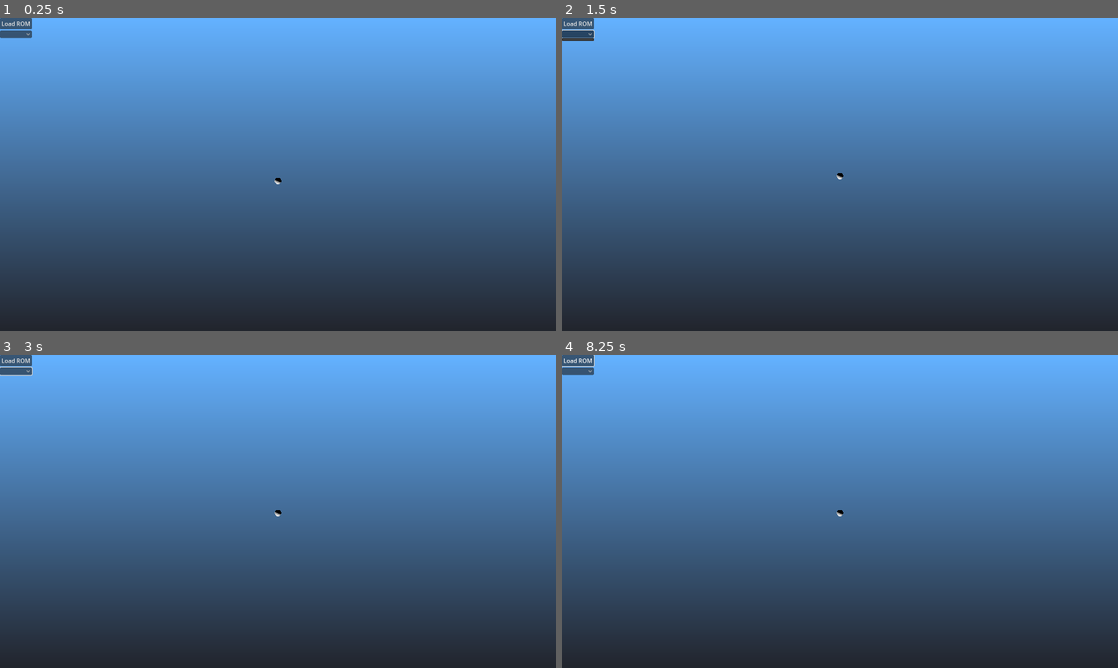
Above: before the commit, frames 1-4 (two rows, left to right).
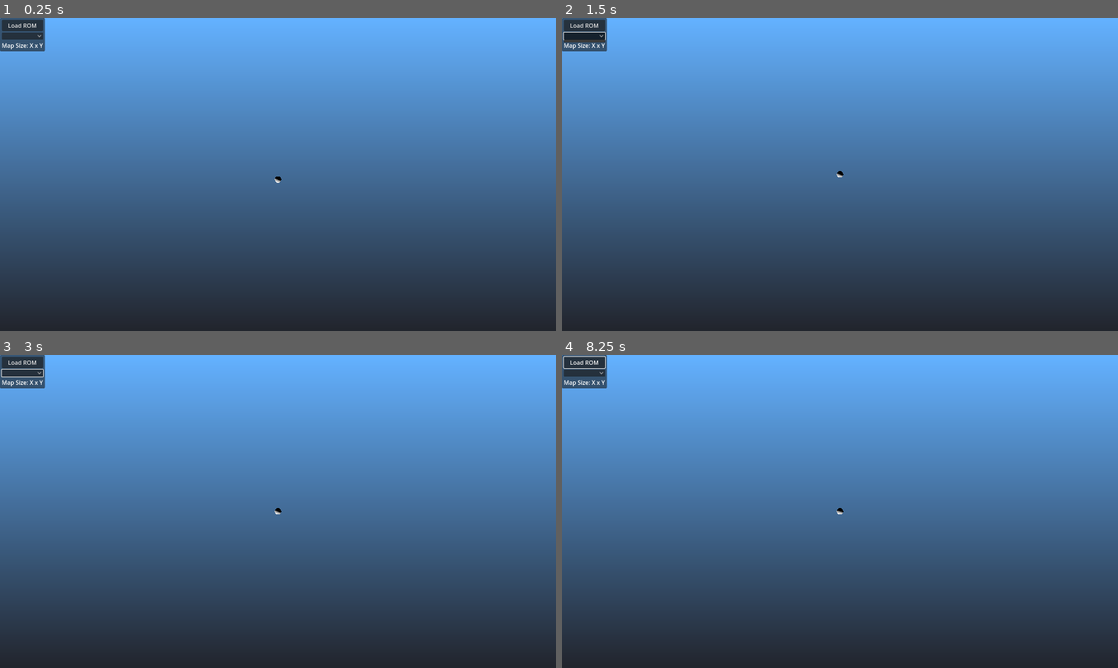
Above: after the commit, the same moments.

Repository: mrgudenheim/TacticsEngineG
Game: Godot game, scene res://src/map_viewer.tscn
Two runs of this game, one before a commit and one after it. Both use one fixed random seed, a clock stepped at 60 frames per second and the inputs below.
Inputs (mouse positions are in pixels of both pictures, inside the frame that each line leads up to; where the layout moved, square brackets give the same spot in the first picture):
- Up to frame 1 (0.25 s): no input
- Up to frame 2 (1.5 s): click "Load ROM" at 0.5 s; click (584, 36) [578, 33] at 1.25 s
- Up to frame 3 (3 s): tap Enter (ui_accept) at 2, 2.27, 2.75 s; move the mouse to (400, 495) at 2.02 s; hold D 2.03-2.75 s; hold Q (camera_rotate_left) 2.03-2.75 s; click (400, 495) at 2.17 s; tap E (camera_rotate_right) at 2.3 s; drag from (166, 527) to (250, 574) at 2.77 s
- Up to frame 4 (8.25 s): tap Enter (ui_accept) at 3.5, 4.25, 5, 5.27, 5.75 s; move the mouse to (895, 442) at 3.52 s; hold D 3.53-4.25 s; hold Mouse wheel up (zoom_in) 3.53-4.25 s; tap Q (camera_rotate_left) at 3.8 s; drag from (812, 574) to (673, 464) at 4.27 s; move the mouse to (1006, 558) at 5.02 s; hold A 5.03-5.75 s; hold Mouse wheel up (zoom_in) 5.03-5.75 s; tap Left (camera_left) at 5.1 s; drag from (673, 464) to (756, 433) at 5.77 s; move the mouse to (867, 511) at 6.52 s; hold S 6.53-7.25 s; hold Q (camera_rotate_left) 6.53-7.25 s; click (867, 511) at 6.67 s; tap E (camera_rotate_right) at 6.8 s; drag from (756, 433) to (728, 527) at 7.27 s; move the mouse to (962, 495) at 8.02 s; hold W from 8.03 s (still down); hold Q (camera_rotate_left) from 8.03 s (still down); tap Up (camera_up) at 8.1 s

The runs differ from the first frame. In frame 1, 0.8% of the frame differs, in the area x 0-51%, y 0-54%; in frame 2, 0.8%; in frame 3, 0.8%; in frame 4, 0.8%, in the area x 0-51%, y 0-52%.

Commit message:
added character camera orbiting simplified map mirroring added map size label

Diff:
--- a/src/character_controller_realtime.gd
+++ b/src/character_controller_realtime.gd
@@ -1,9 +1,12 @@
 extends CharacterBody3D
 
+const SPEED = 5.0
 
-const SPEED = 5.0
+const ROTATE_SPEED = 15.0
 const JUMP_VELOCITY = 4.5
 
+@export var camera_pivot: Node3D
+@export var phantom_camera: PhantomCamera3D
 
 func _physics_process(delta: float) -> void:
 	# Add the gravity.
@@ -26,3 +29,27 @@
 		velocity.z = move_toward(velocity.z, 0, SPEED)
 
 	move_and_slide()
+
+
+func _unhandled_input(event: InputEvent) -> void:
+	if event.is_action_pressed(&"camera_rotate_left", true):
+		rotate_camera(-1)
+	elif event.is_action_pressed(&"camera_rotate_right", true):
+		rotate_camera(1)
+
+
+func rotate_camera(dir: int) -> void:
+	var new_rotation: Vector3 = Vector3.ZERO
+	var offset: float = dir * ROTATE_SPEED
+
+	var new_x = self.rotation_degrees.x
+	var new_y = self.rotation_degrees.y + offset
+	var new_z = self.rotation_degrees.z
+	self.rotation_degrees = Vector3(new_x, new_y, new_z)
+
+	#var new_x = camera_pivot.rotation_degrees.x
+	#var new_y = camera_pivot.rotation_degrees.y + offset
+	#var new_z = camera_pivot.rotation_degrees.z
+	#camera_pivot.rotation_degrees = Vector3(new_x, new_y, new_z)
+
+	phantom_camera.set_third_person_rotation_degrees(Vector3(new_x, new_y, new_z))
--- /dev/null
+++ b/src/map.gd
@@ -0,0 +1,5 @@
+class_name Map
+extends StaticBody3D
+
+@export var mesh: MeshInstance3D
+@export var collision_shape: CollisionShape3D
--- /dev/null
+++ b/src/map.tscn
@@ -0,0 +1,19 @@
+[gd_scene load_steps=3 format=3 uid="uid://buljw4afjva1d"]
+
+[ext_resource type="Script" path="res://src/map.gd" id="1_htm1s"]
+
+[sub_resource type="ConcavePolygonShape3D" id="ConcavePolygonShape3D_vqavv"]
+backface_collision = true
+
+[node name="Map" type="StaticBody3D" node_paths=PackedStringArray("mesh", "collision_shape")]
+transform = Transform3D(1, -8.74228e-08, -8.74228e-08, -8.74228e-08, -1, 0, -8.74228e-08, 7.64274e-15, -1, 0, 0, 0)
+script = ExtResource("1_htm1s")
+mesh = NodePath("Map")
+collision_shape = NodePath("CollisionShape3D")
+
+[node name="CollisionShape3D" type="CollisionShape3D" parent="."]
+shape = SubResource("ConcavePolygonShape3D_vqavv")
+
+[node name="Map" type="MeshInstance3D" parent="."]
+transform = Transform3D(1, -6.6815e-22, 0, -6.6815e-22, 1, 0, 0, 0, 1, 0, 0, 0)
+skeleton = NodePath("../../..")
--- a/src/map_viewer.gd
+++ b/src/map_viewer.gd
@@ -7,24 +7,18 @@
 @export var background_gradient: TextureRect
 @export var map_dropdown: OptionButton
 @export var menu_reminder: Label
+@export var map_size_label: Label
 
-@export var map_mesh: MeshInstance3D
-@export var map_mesh2: MeshInstance3D
-@export var map_mesh3: MeshInstance3D
-@export var map_mesh4: MeshInstance3D
-
-@export var map_collision_shape: CollisionShape3D
-@export var map_collision_shape2: CollisionShape3D
-@export var map_collision_shape3: CollisionShape3D
-@export var map_collision_shape4: CollisionShape3D
+@export var maps: Node3D
+@export var map_tscn: PackedScene
 
 @export var unit: CharacterBody3D
-@export var test_collision_shape: CollisionShape3D
 
-var quad_mirror: bool = true
+@export var mirror: bool = true
 
 const SCALE: float = 1.0 / MapData.TILE_SIDE_LENGTH
 const SCALED_UNITS_PER_HEIGHT: float = SCALE * MapData.UNITS_PER_HEIGHT
+
 
 func _ready() -> void:
 	load_rom.file_selected.connect(rom_reader.on_load_rom_dialog_file_selected)
@@ -63,60 +57,32 @@
 	var map_data: MapData = MapData.new()
 	map_data.file_name = map_file_name
 	map_data.init_map(map_gns_data)
+	map_size_label.text = "Map Size: " + str(map_data.map_width) + " x " + str(map_data.map_length) + " (" + str(map_data.map_width * map_data.map_length) + ")"
 
 	background_gradient.texture.gradient.colors[0] = map_data.background_gradient_bottom
 	background_gradient.texture.gradient.colors[1] = map_data.background_gradient_top
 
 	texture_viewer.texture = map_data.albedo_texture
-	map_mesh.mesh = map_data.mesh
+	#map_mesh.mesh = map_data.mesh
 
-	var shape_mesh: ConcavePolygonShape3D = map_mesh.mesh.create_trimesh_shape()
-	map_collision_shape.shape = shape_mesh
+	for child: Node in maps.get_children():
+		child.queue_free()
 
-	if quad_mirror:
-		map_mesh2.mesh = map_mesh.mesh
-		map_mesh3.mesh = map_mesh.mesh
-		map_mesh4.mesh = map_mesh.mesh
-		map_mesh2.scale = Vector3(1, 1, -1)
-		map_mesh3.scale = Vector3(-1, 1, 1)
-		map_mesh4.scale = Vector3(-1, 1, -1)
-		map_mesh2.get_parent().position = Vector3.FORWARD * map_data.map_length * 2
-		map_mesh3.get_parent().position = Vector3.RIGHT * map_data.map_width * 2
-		map_mesh4.get_parent().position = (Vector3.RIGHT * map_data.map_width * 2) + (Vector3.FORWARD * map_data.map_length * 2)
+	instantiate_map(map_data, Vector3.ZERO, Vector3.ONE)
 
-		map_collision_shape2.shape = get_scaled_collision_shape(map_mesh.mesh, map_mesh2.scale)
-		map_collision_shape3.shape = get_scaled_collision_shape(map_mesh.mesh, map_mesh3.scale)
-		map_collision_shape4.shape = get_scaled_collision_shape(map_mesh.mesh, map_mesh4.scale)
+	#var shape_mesh: ConcavePolygonShape3D = map_mesh.mesh.create_trimesh_shape()
+	#map_collision_shape.shape = shape_mesh
 
-		var map5: MeshInstance3D = map_mesh2.duplicate()
-		add_child(map5)
-		map5.scale = map_mesh2.scale
-		map5.rotation_degrees = Vector3(0, 180, 180)
-		map5.global_position = Vector3.ZERO
+	if mirror:
+		instantiate_map(map_data, Vector3.ZERO, Vector3(1, 1, -1))
+		instantiate_map(map_data, Vector3.FORWARD * map_data.map_length * 2, Vector3(1, 1, -1))
+		instantiate_map(map_data, Vector3.ZERO, Vector3(-1, 1, 1))
+		instantiate_map(map_data, Vector3.RIGHT * map_data.map_width * 2, Vector3(-1, 1, 1))
+		instantiate_map(map_data, Vector3.ZERO, Vector3(-1, 1, -1))
+		instantiate_map(map_data, Vector3.FORWARD * map_data.map_length * 2, Vector3(-1, 1, -1))
+		instantiate_map(map_data, Vector3.RIGHT * map_data.map_width * 2, Vector3(-1, 1, -1))
+		instantiate_map(map_data, (Vector3.RIGHT * map_data.map_width * 2) + (Vector3.FORWARD * map_data.map_length * 2), Vector3(-1, 1, -1))
 
-		var map6: MeshInstance3D = map_mesh3.duplicate()
-		add_child(map6)
-		map6.scale = map_mesh3.scale
-		map6.rotation_degrees = Vector3(0, 180, 180)
-		map6.global_position = Vector3.ZERO
-
-		var map7: MeshInstance3D = map_mesh4.duplicate()
-		add_child(map7)
-		map7.scale = map_mesh4.scale
-		map7.rotation_degrees = Vector3(0, 180, 180)
-		map7.global_position = Vector3.ZERO
-
-		var map8: MeshInstance3D = map_mesh4.duplicate()
-		add_child(map8)
-		map8.scale = map_mesh4.scale
-		map8.rotation_degrees = Vector3(0, 180, 180)
-		map8.global_position = Vector3.RIGHT * map_data.map_width * 2
-
-		var map9: MeshInstance3D = map_mesh4.duplicate()
-		add_child(map9)
-		map9.scale = map_mesh4.scale
-		map9.rotation_degrees = Vector3(0, 180, 180)
-		map9.global_position = Vector3.FORWARD * map_data.map_length * 2
 
 	var middle_height: float = (map_data.terrain_tiles[map_data.terrain_tiles.size() / 2].height * SCALED_UNITS_PER_HEIGHT) + 2
 	var middle_position: Vector3 = Vector3(map_data.map_width / 2.0, middle_height, -map_data.map_length / 2.0)
@@ -128,11 +94,26 @@
 
 	push_warning(middle_position)
 	unit.global_position = middle_position + Vector3(-0.5, 0, 0)
-	unit.global_position = Vector3(9.5, 2, -13.5)
+	unit.global_position = Vector3(5.5, 15, -5.5)
 
 	map_dropdown.visible = false
 	load_rom.visible = false
 	menu_reminder.visible = true
+
+
+func instantiate_map(new_map_data: MapData, position: Vector3, scale: Vector3) -> void:
+	var new_map_instance: Map = map_tscn.instantiate()
+	maps.add_child(new_map_instance)
+	new_map_instance.mesh.mesh = new_map_data.mesh
+	new_map_instance.mesh.scale = scale
+	new_map_instance.position = position
+	new_map_instance.rotation_degrees = Vector3(0, 180, 180)
+
+	var shape_mesh: ConcavePolygonShape3D = new_map_data.mesh.create_trimesh_shape()
+	if scale == Vector3.ONE:
+		new_map_instance.collision_shape.shape = new_map_data.mesh.create_trimesh_shape()
+	else:
+		new_map_instance.collision_shape.shape = get_scaled_collision_shape(new_map_data.mesh, scale)
 
 
 func get_scaled_collision_shape(mesh: Mesh, scale: Vector3) -> ConcavePolygonShape3D:
--- a/src/map_viewer.tscn
+++ b/src/map_viewer.tscn
@@ -7,9 +7,22 @@
 [ext_resource type="Script" path="res://src/character_controller_realtime.gd" id="3_wbco3"]
 [ext_resource type="Script" path="res://addons/phantom_camera/scripts/resources/tween_resource.gd" id="4_8ik4g"]
 [ext_resource type="Script" path="res://addons/phantom_camera/scripts/phantom_camera_host/phantom_camera_host.gd" id="6_yx7fd"]
+[ext_resource type="PackedScene" uid="uid://buljw4afjva1d" path="res://src/map.tscn" id="8_0n3mn"]
 
 [sub_resource type="Environment" id="Environment_njvnp"]
 background_mode = 3
+background_canvas_max_layer = -3
+
+[sub_resource type="Resource" id="Resource_bid86"]
+script = ExtResource("4_8ik4g")
+duration = 1.0
+transition = 0
+ease = 2
+
+[sub_resource type="StandardMaterial3D" id="StandardMaterial3D_owd5a"]
+
+[sub_resource type="SphereMesh" id="SphereMesh_qc6ji"]
+material = SubResource("StandardMaterial3D_owd5a")
 
 [sub_resource type="Gradient" id="Gradient_h7qnf"]
 colors = PackedColorArray(0.1332, 0.14724, 0.18, 1, 0.39, 0.695, 1, 1)
@@ -19,12 +32,6 @@
 fill_from = Vector2(0.5, 1)
 fill_to = Vector2(0.5, 0)
 metadata/_snap_enabled = true
-
-[sub_resource type="Resource" id="Resource_bid86"]
-script = ExtResource("4_8ik4g")
-duration = 1.0
-transition = 0
-ease = 2
 
 [sub_resource type="CapsuleShape3D" id="CapsuleShape3D_omsuf"]
 radius = 0.25
@@ -37,54 +44,99 @@
 radius = 0.25
 height = 0.5
 
-[sub_resource type="StandardMaterial3D" id="StandardMaterial3D_owd5a"]
-
-[sub_resource type="SphereMesh" id="SphereMesh_qc6ji"]
-material = SubResource("StandardMaterial3D_owd5a")
-
-[sub_resource type="ConcavePolygonShape3D" id="ConcavePolygonShape3D_vqavv"]
-backface_collision = true
-
-[sub_resource type="ConcavePolygonShape3D" id="ConcavePolygonShape3D_3wu6a"]
-
-[sub_resource type="ConcavePolygonShape3D" id="ConcavePolygonShape3D_bdpvt"]
-
-[sub_resource type="ConcavePolygonShape3D" id="ConcavePolygonShape3D_8pwdn"]
-
 [sub_resource type="StandardMaterial3D" id="StandardMaterial3D_05x7e"]
 
 [sub_resource type="QuadMesh" id="QuadMesh_foefj"]
 material = SubResource("StandardMaterial3D_05x7e")
 
-[sub_resource type="BoxShape3D" id="BoxShape3D_pwjms"]
-size = Vector3(20, 0.1, 20)
-
-[node name="MapViewer" type="Node3D" node_paths=PackedStringArray("load_rom", "texture_viewer", "camera_controller", "background_gradient", "map_dropdown", "menu_reminder", "map_mesh", "map_mesh2", "map_mesh3", "map_mesh4", "map_collision_shape", "map_collision_shape2", "map_collision_shape3", "map_collision_shape4", "unit", "test_collision_shape")]
+[node name="MapViewer" type="Node3D" node_paths=PackedStringArray("load_rom", "texture_viewer", "camera_controller", "background_gradient", "map_dropdown", "menu_reminder", "map_size_label", "maps", "unit")]
 script = ExtResource("1_ojbyw")
-load_rom = NodePath("VBoxContainer/LoadRom")
+load_rom = NodePath("PanelContainer/MarginContainer/VBoxContainer/LoadRom")
 texture_viewer = NodePath("MapTexture")
 camera_controller = NodePath("CameraController")
-background_gradient = NodePath("CanvasLayer/TextureRect")
-map_dropdown = NodePath("VBoxContainer/MapDropdown")
-menu_reminder = NodePath("VBoxContainer/Label")
-map_mesh = NodePath("Map/Map")
-map_mesh2 = NodePath("Map2/Map2")
-map_mesh3 = NodePath("Map3/Map3")
-map_mesh4 = NodePath("Map4/Map4")
-map_collision_shape = NodePath("Map/CollisionShape3D")
-map_collision_shape2 = NodePath("Map2/CollisionShape3D")
-map_collision_shape3 = NodePath("Map3/CollisionShape3D")
-map_collision_shape4 = NodePath("Map4/CollisionShape3D")
+background_gradient = NodePath("BackgroundCanvasLayer/TextureRect")
+map_dropdown = NodePath("PanelContainer/MarginContainer/VBoxContainer/MapDropdown")
+menu_reminder = NodePath("PanelContainer/MarginContainer/VBoxContainer/MenuReminder")
+map_size_label = NodePath("PanelContainer/MarginContainer/VBoxContainer/MapSize")
+maps = NodePath("Maps")
+map_tscn = ExtResource("8_0n3mn")
 unit = NodePath("Unit/CharacterBody3D")
-test_collision_shape = NodePath("TestQuadStaticBody3D/CollisionShape3D")
 
 [node name="WorldEnvironment" type="WorldEnvironment" parent="."]
 environment = SubResource("Environment_njvnp")
 
-[node name="CanvasLayer" type="CanvasLayer" parent="."]
+[node name="CameraPivot" type="Node3D" parent="."]
+
+[node name="PhantomCamera3D" type="Node3D" parent="CameraPivot" node_paths=PackedStringArray("follow_target", "look_at_target")]
+transform = Transform3D(0.707107, -0.31551, 0.632763, 0, 0.894934, 0.446163, -0.707107, -0.31551, 0.632763, 62.7763, 44.6163, 63.2763)
+script = ExtResource("3_a072s")
+follow_mode = 6
+follow_target = NodePath("../../Unit/CharacterBody3D")
+look_at_target = NodePath("../../Unit/CharacterBody3D")
+tween_resource = SubResource("Resource_bid86")
+follow_distance = 100.0
+spring_length = 100.0
+collision_mask = 0
+
+[node name="Camera3D" type="Camera3D" parent="CameraPivot"]
+transform = Transform3D(0.707107, -0.31551, 0.632814, 0, 0.894934, 0.446199, -0.707107, -0.31551, 0.632814, 62.7763, 44.6163, 63.2763)
+projection = 1
+size = 12.0
+
+[node name="PhantomCameraHost" type="Node" parent="CameraPivot/Camera3D"]
+process_priority = 300
+process_physics_priority = 300
+script = ExtResource("6_yx7fd")
+
+[node name="CameraController" type="Node3D" parent="." node_paths=PackedStringArray("sprite", "camera", "camera_pivot")]
+transform = Transform3D(1, 0, 0, 0, 0.999999, 0, 0, 0, 1, 0, 0, 0)
+visible = false
+script = ExtResource("3_dpuna")
+sprite = NodePath("../MapTexture")
+camera = NodePath("../CameraPivot/Camera3D")
+camera_pivot = NodePath("CameraPivot")
+zoom_in_max = 0.5
+
+[node name="CameraPivot" type="Node3D" parent="CameraController"]
+transform = Transform3D(0.707107, -0.315509, 0.632814, 0, 0.894935, 0.446197, -0.707107, -0.315509, 0.632814, 0, 0, 0)
+
+[node name="ReferenceSphere" type="MeshInstance3D" parent="CameraController"]
+transform = Transform3D(0.5, 0, 0, 0, 0.500001, -1.49012e-08, 0, -1.49012e-08, 0.5, 0, 0, 0)
+mesh = SubResource("SphereMesh_qc6ji")
+
+[node name="PanelContainer" type="PanelContainer" parent="."]
+offset_right = 124.0
+offset_bottom = 92.0
+
+[node name="MarginContainer" type="MarginContainer" parent="PanelContainer"]
+layout_mode = 2
+theme_override_constants/margin_left = 5
+theme_override_constants/margin_top = 5
+theme_override_constants/margin_right = 5
+theme_override_constants/margin_bottom = 5
+
+[node name="VBoxContainer" type="VBoxContainer" parent="PanelContainer/MarginContainer"]
+layout_mode = 2
+
+[node name="LoadRom" parent="PanelContainer/MarginContainer/VBoxContainer" instance=ExtResource("2_4wnqg")]
+layout_mode = 2
+
+[node name="MapDropdown" type="OptionButton" parent="PanelContainer/MarginContainer/VBoxContainer"]
+layout_mode = 2
+
+[node name="MenuReminder" type="Label" parent="PanelContainer/MarginContainer/VBoxContainer"]
+visible = false
+layout_mode = 2
+text = "Press ESCAPE to open menu"
+
+[node name="MapSize" type="Label" parent="PanelContainer/MarginContainer/VBoxContainer"]
+layout_mode = 2
+text = "Map Size: X x Y"
+
+[node name="BackgroundCanvasLayer" type="CanvasLayer" parent="."]
 layer = -3
 
-[node name="TextureRect" type="TextureRect" parent="CanvasLayer"]
+[node name="TextureRect" type="TextureRect" parent="BackgroundCanvasLayer"]
 anchors_preset = 15
 anchor_right = 1.0
 anchor_bottom = 1.0
@@ -92,38 +144,16 @@
 grow_vertical = 2
 texture = SubResource("GradientTexture2D_1dnhu")
 
-[node name="VBoxContainer" type="VBoxContainer" parent="."]
-offset_right = 88.0
-offset_bottom = 40.0
-
-[node name="LoadRom" parent="VBoxContainer" instance=ExtResource("2_4wnqg")]
-layout_mode = 2
-
-[node name="MapDropdown" type="OptionButton" parent="VBoxContainer"]
-layout_mode = 2
-
-[node name="Label" type="Label" parent="VBoxContainer"]
-visible = false
-layout_mode = 2
-text = "Press ESCAPE to open menu"
-
 [node name="Unit" type="Node3D" parent="."]
 
-[node name="PhantomCamera3D" type="Node3D" parent="Unit" node_paths=PackedStringArray("follow_target")]
-transform = Transform3D(0.707107, -0.315509, 0.632814, 0, 0.894934, 0.446198, -0.707107, -0.315509, 0.632814, 49.5, 35.32, 50)
-top_level = true
-script = ExtResource("3_a072s")
-follow_mode = 2
-follow_target = NodePath("../CharacterBody3D")
-tween_resource = SubResource("Resource_bid86")
-follow_offset = Vector3(50, 35.32, 50)
-
-[node name="CharacterBody3D" type="CharacterBody3D" parent="Unit"]
-transform = Transform3D(1, 0, 0, 0, 1, 0, 0, 0, 1, -0.5, 0, 0)
+[node name="CharacterBody3D" type="CharacterBody3D" parent="Unit" node_paths=PackedStringArray("camera_pivot", "phantom_camera")]
+transform = Transform3D(0.707107, -0.315509, 0.632814, 0, 0.894934, 0.446198, -0.707107, -0.315509, 0.632814, -0.5, 0, 0)
 axis_lock_angular_x = true
 axis_lock_angular_y = true
 axis_lock_angular_z = true
 script = ExtResource("3_wbco3")
+camera_pivot = NodePath("../../CameraPivot")
+phantom_camera = NodePath("../../CameraPivot/PhantomCamera3D")
 
 [node name="CollisionShape3D" type="CollisionShape3D" parent="Unit/CharacterBody3D"]
 shape = SubResource("CapsuleShape3D_omsuf")
@@ -135,74 +165,11 @@
 mesh = SubResource("CapsuleMesh_46deq")
 skeleton = NodePath("../../../CameraController")
 
-[node name="Camera3D" type="Camera3D" parent="."]
-transform = Transform3D(0.707107, -0.315509, 0.632814, 0, 0.894934, 0.446198, -0.707107, -0.315509, 0.632814, 49.5, 35.32, 50)
-projection = 1
-size = 12.0
-
-[node name="PhantomCameraHost" type="Node" parent="Camera3D"]
-process_priority = 300
-process_physics_priority = 300
-script = ExtResource("6_yx7fd")
-
-[node name="CameraController" type="Node3D" parent="." node_paths=PackedStringArray("sprite", "camera", "camera_pivot")]
-transform = Transform3D(1, 0, 0, 0, 0.999999, 0, 0, 0, 1, 0, 0, 0)
-visible = false
-script = ExtResource("3_dpuna")
-sprite = NodePath("../MapTexture")
-camera = NodePath("../Camera3D")
-camera_pivot = NodePath("CameraPivot")
-zoom_in_max = 0.5
-
-[node name="CameraPivot" type="Node3D" parent="CameraController"]
-transform = Transform3D(0.707107, -0.315509, 0.632814, 0, 0.894935, 0.446197, -0.707107, -0.315509, 0.632814, 0, 0, 0)
-
-[node name="ReferenceSphere" type="MeshInstance3D" parent="CameraController"]
-transform = Transform3D(0.5, 0, 0, 0, 0.500001, -1.49012e-08, 0, -1.49012e-08, 0.5, 0, 0, 0)
-mesh = SubResource("SphereMesh_qc6ji")
-
 [node name="MapTexture" type="Sprite3D" parent="."]
 transform = Transform3D(1, 0, 0, 0, 0.707107, 0.707107, 0, -0.707107, 0.707107, -75, 0, 0)
 visible = false
 pixel_size = 0.05
 texture_filter = 0
-
-[node name="Map" type="StaticBody3D" parent="."]
-transform = Transform3D(1, -8.74228e-08, -8.74228e-08, -8.74228e-08, -1, 0, -8.74228e-08, 7.64274e-15, -1, 0, 0, 0)
-
-[node name="CollisionShape3D" type="CollisionShape3D" parent="Map"]
-shape = SubResource("ConcavePolygonShape3D_vqavv")
-
-[node name="Map" type="MeshInstance3D" parent="Map"]
-transform = Transform3D(1, -6.6815e-22, 0, -6.6815e-22, 1, 0, 0, 0, 1, 0, 0, 0)
-skeleton = NodePath("../..")
-
-[node name="Map2" type="StaticBody3D" parent="."]
-transform = Transform3D(1, -8.74228e-08, -8.74228e-08, -8.74228e-08, -1, 7.64275e-15, -8.74228e-08, 0, -1, 0, 0, 0)
-
-[node name="CollisionShape3D" type="CollisionShape3D" parent="Map2"]
-shape = SubResource("ConcavePolygonShape3D_3wu6a")
-
-[node name="Map2" type="MeshInstance3D" parent="Map2"]
-skeleton = NodePath("../..")
-
-[node name="Map3" type="StaticBody3D" parent="."]
-transform = Transform3D(1, -8.74228e-08, -8.74228e-08, -8.74228e-08, -1, 0, -8.74228e-08, 7.64274e-15, -1, 0, 0, 0)
-
-[node name="CollisionShape3D" type="CollisionShape3D" parent="Map3"]
-shape = SubResource("ConcavePolygonShape3D_bdpvt")
-
-[node name="Map3" type="MeshInstance3D" parent="Map3"]
-skeleton = NodePath("../..")
-
-[node name="Map4" type="StaticBody3D" parent="."]
-transform = Transform3D(1, -8.74228e-08, -8.74228e-08, -8.74228e-08, -1, 0, -8.74228e-08, 7.64274e-15, -1, 0, 0, 0)
-
-[node name="CollisionShape3D" type="CollisionShape3D" parent="Map4"]
-shape = SubResource("ConcavePolygonShape3D_8pwdn")
-
-[node name="Map4" type="MeshInstance3D" parent="Map4"]
-skeleton = NodePath("../..")
 
 [node name="DirectionalLight3D" type="DirectionalLight3D" parent="."]
 transform = Transform3D(1, 0, 0, 0, 0.553391, -0.832921, 0, 0.832921, 0.553391, 0, 3.51982, 2.72607)
@@ -212,9 +179,4 @@
 visible = false
 mesh = SubResource("QuadMesh_foefj")
 
-[node name="TestQuadStaticBody3D" type="StaticBody3D" parent="."]
-transform = Transform3D(1, 0, 0, 0, 1, 0, 0, 0, 1, 0, 0.5, 0)
-visible = false
-
-[node name="CollisionShape3D" type="CollisionShape3D" parent="TestQuadStaticBody3D"]
-shape = SubResource("BoxShape3D_pwjms")
+[node name="Maps" type="Node3D" parent="."]
Not shown: 1 places in src/map_viewer.tscn that only renumber resources
